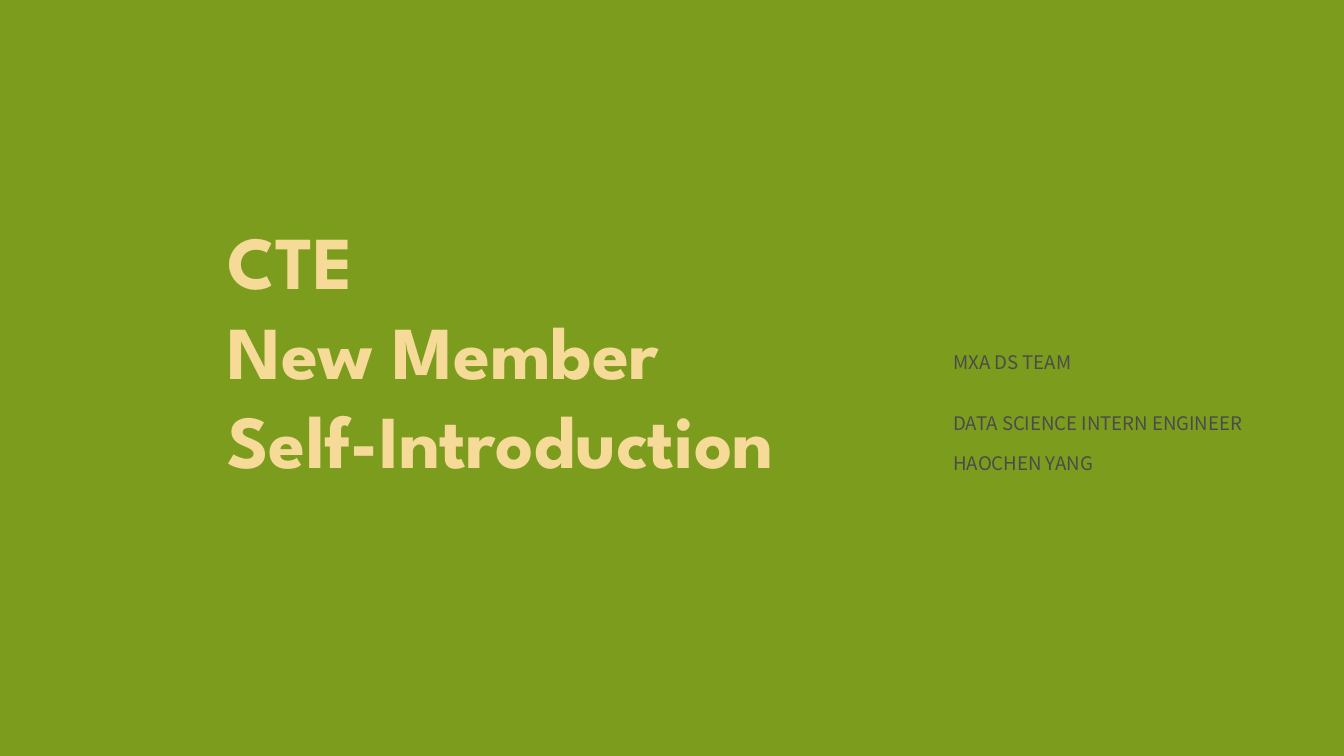
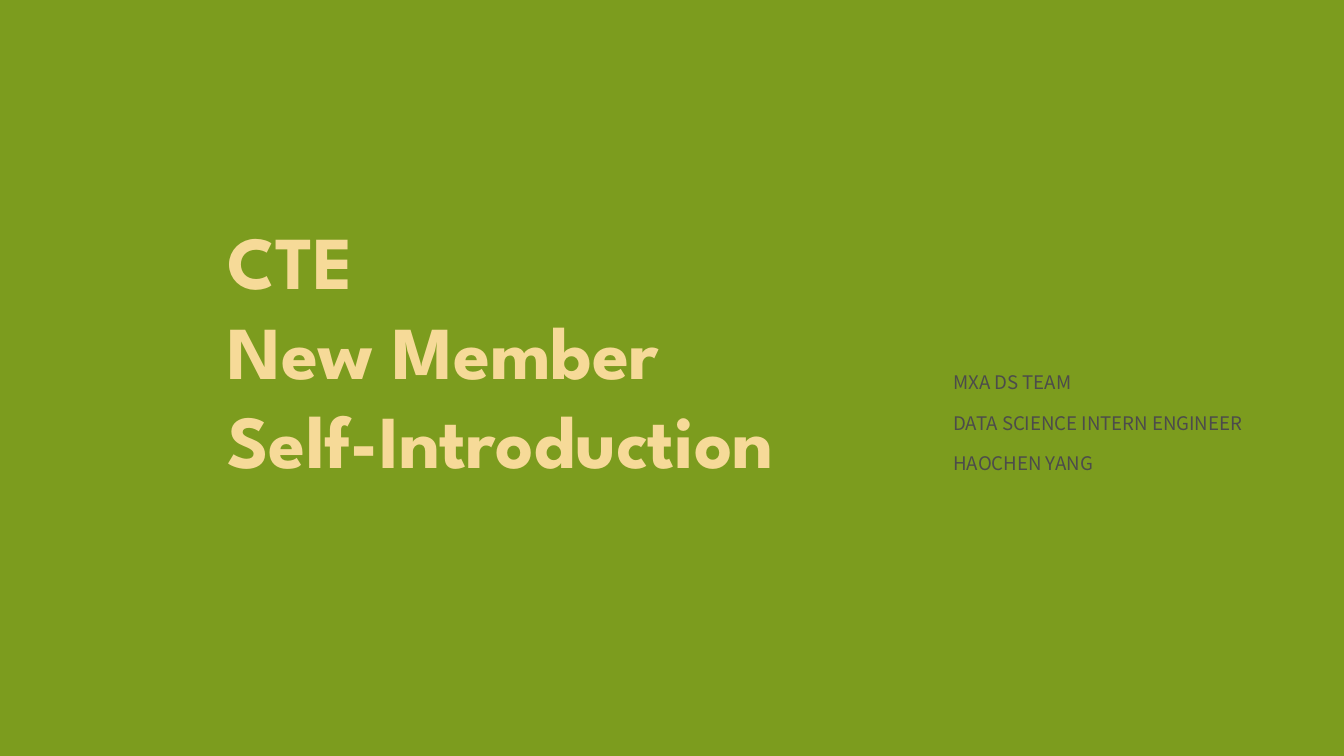
Before and after one commit to yhc1994/Arduino-Pong, a slide deck: slide 1 of HAOCHENYANG.pptx. Drawn at 1344x756 pixels with LibreOffice and Linux fonts; fonts in the diff are those of the drawing. Boxes give left, top, right and bottom in pixels: in the first picture for what was removed or moved away, otherwise in the second. Text is boxed around its words. In the diff, an @@ line names an element or a change of style, - is before the commit and + after.

```diff
--- a/HAOCHENYANG.pptx
+++ b/HAOCHENYANG.pptx
@@ text "MXA DS TEAM" rewrapped from (953,355,1242,470) to (953,375,1242,470) @@
```
Also in this commit, not shown: 2 other slides changed.
